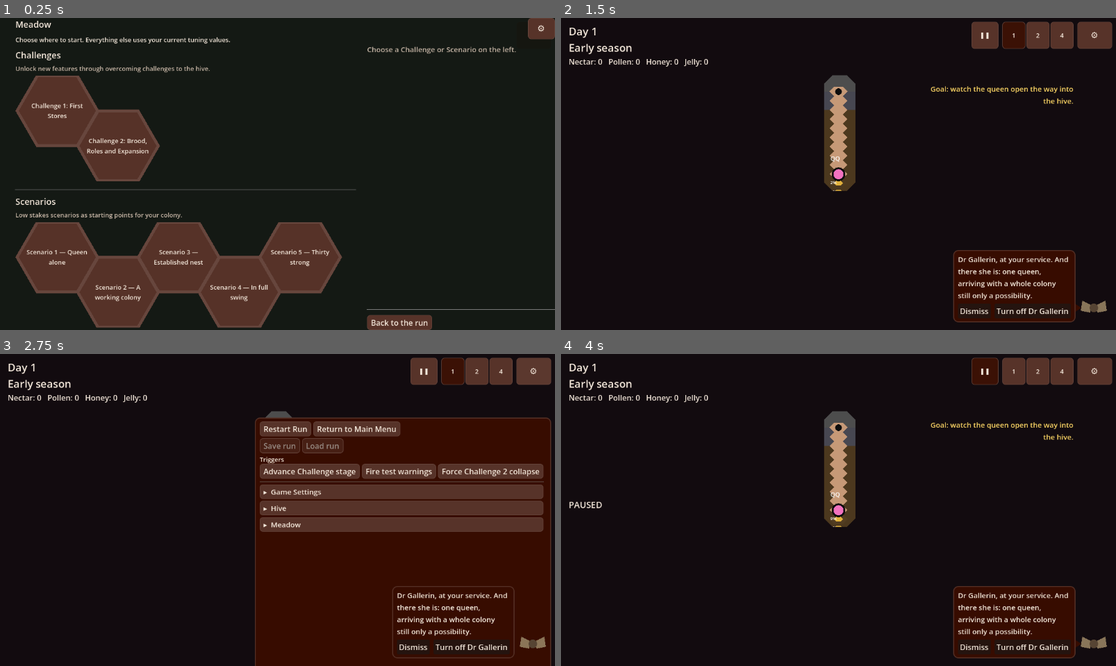
Above: before the commit, frames 1-4 (two rows, left to right).
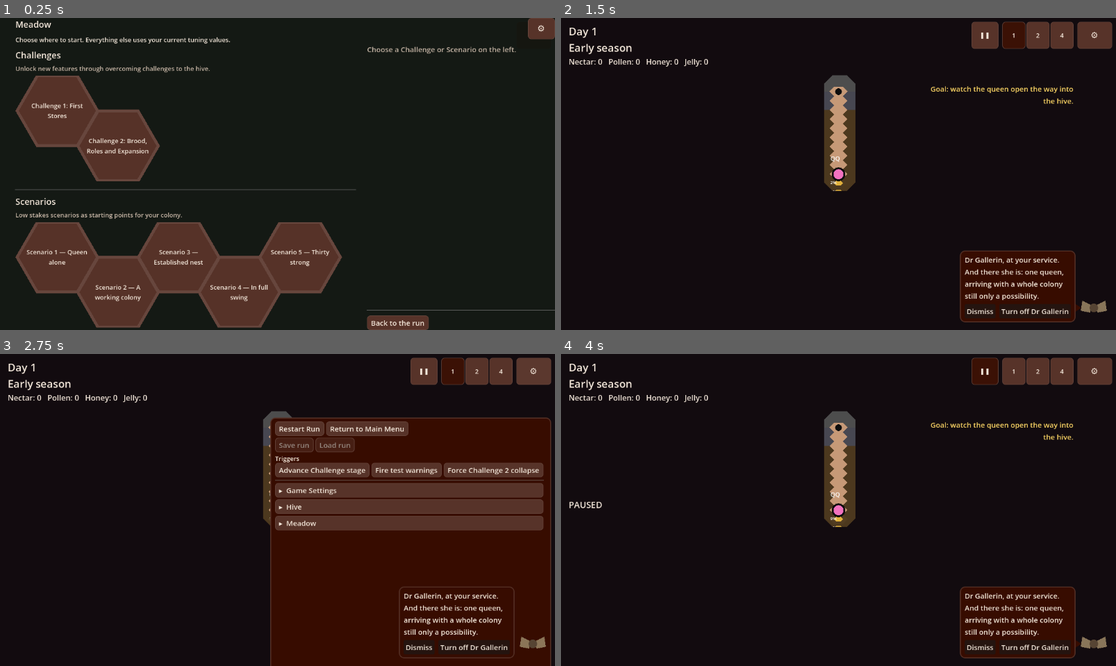
Above: after the commit, the same moments.

Repository: wonderburg7/meadow
Game: Godot game, scene res://scenes/Main.tscn
Same seed, same stepped clock (60 frames per second), same inputs: the game is played once before the commit and once after it.
Inputs (mouse positions are in pixels of both pictures, inside the frame that each line leads up to):
- Up to frame 1 (0.25 s): no input
- Up to frame 2 (1.5 s): click (616, 111) at 0.52 s; click "Start" at 1.25 s
- Up to frame 3 (2.75 s): click "⚙" at 2 s
- Up to frame 4 (4 s): click "Restart Run" at 2.75 s; click "❚❚" at 3.5 s

The runs differ from the first frame. In frame 1, 0.3% of the frame differs, in the area x 66-100%, y 93-100%; in frame 2, 1.4%; in frame 3, 7.0%, in the area x 45-98%, y 20-100%; in frame 4, 1.4%.

Commit message:
HC-9: give Label and Button base types the scaled Body font size
ui_theme.gd::_refresh_theme_resource() set font_size for the four named
type variations (Heading, Body, Small, Tiny) but only font_color and font
for the Label and Button base types, so a plain button with no
theme_type_variation never moved when Session.text_scale changed. That was
C-32's root cause: "Mark for digging" and "Clear marks" are plain Buttons
and stayed fixed size while the labelled selection count scaled beside them.

Set the base types' font_size to the scaled Body size in the same loop.
Godot's normal type-variation lookup still wins for any control that names
a variation (e.g. theme_type_variation = "Small"), since the variation's
own font_size is found first. C-33's button half is now testable for the
first time as a result.

Co-Authored-By: Claude Sonnet 5 <noreply@anthropic.com>

Diff:
--- a/scripts/ui_theme.gd
+++ b/scripts/ui_theme.gd
@@ -248,6 +248,7 @@
 		elif theme.has_font("font", variation):
 			theme.clear_font("font", variation)
 	for base_type in ["Label", "Button"]:
+		theme.set_font_size("font_size", base_type, int(round(TYPE_SIZES["Body"] * scale)))
 		theme.set_color("font_color", base_type, color("text_primary"))
 		if font != null:
 			theme.set_font("font", base_type, font)
